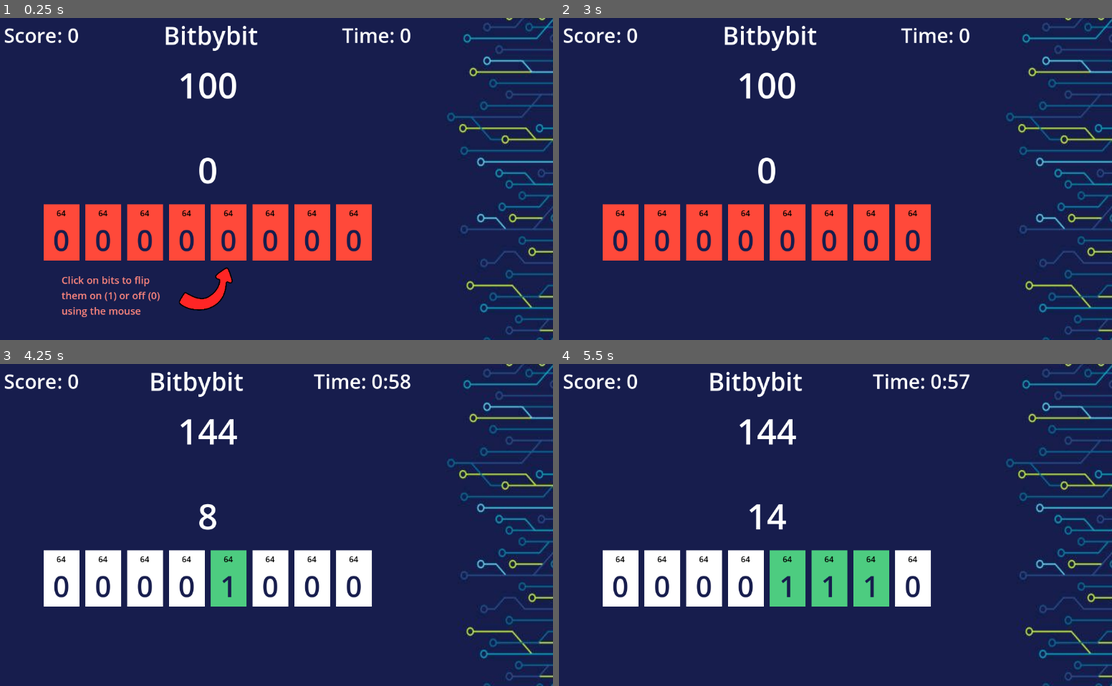
Above: before the commit, frames 1-4 (two rows, left to right).
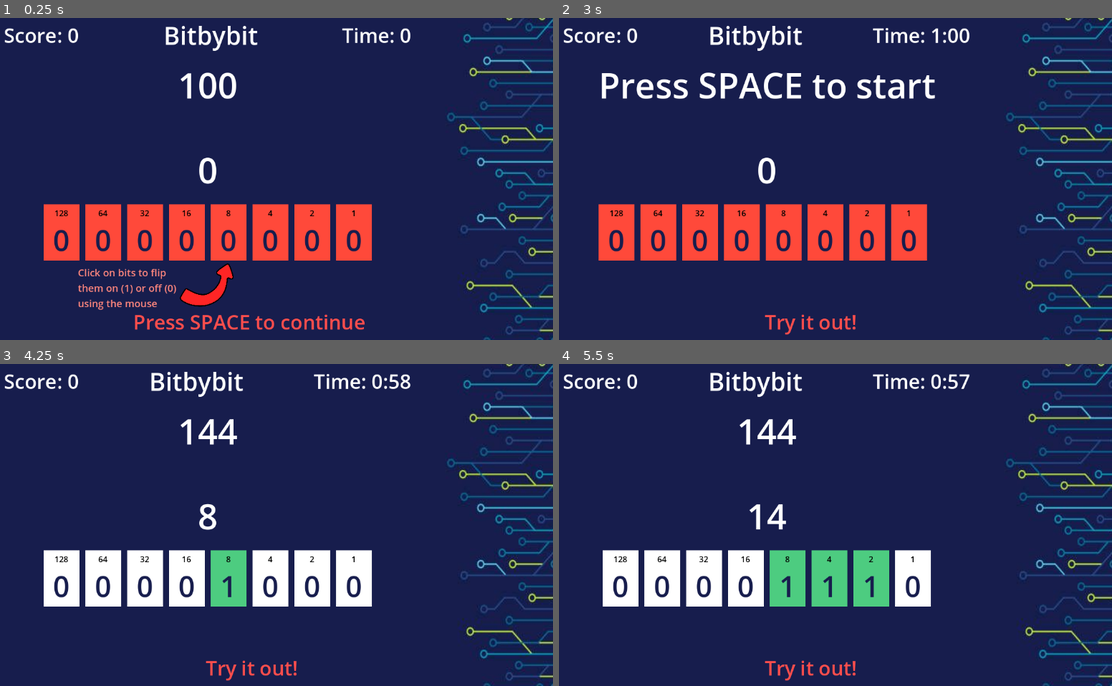
Above: after the commit, the same moments.

Repository: syddddddd/COMP4900_Project2
Game: Godot game, scene res://TutorialGame.tscn
Two runs of this game, one before a commit and one after it. Both use one fixed random seed, a clock stepped at 60 frames per second and the inputs below. This scene is started directly instead of the project's main scene.
Inputs (mouse positions are in pixels of both pictures, inside the frame that each line leads up to):
- Up to frame 1 (0.25 s): no input
- Up to frame 2 (3 s): tap Space every 0.75 s from 0.5 to 2.75 s; move the mouse to (619, 233) at 0.52 s; click (619, 233) at 0.67 s; tap Enter (ui_accept) at 0.77, 1.52 s; move the mouse to (664, 233) at 1.27 s; click (664, 233) at 1.42 s; move the mouse to (702, 233) at 2.02 s; click (702, 233) at 2.17 s; move the mouse to (747, 233) at 2.77 s; click (747, 233) at 2.92 s
- Up to frame 3 (4.25 s): tap Enter (ui_accept) at 3.02, 3.5, 3.77 s; move the mouse to (226, 579) at 3.52 s; click (226, 579) at 3.67 s
- Up to frame 4 (5.5 s): tap Enter (ui_accept) at 4.25, 4.52 s; move the mouse to (829, 579) at 4.27 s; click (829, 579) at 4.42 s; move the mouse to (868, 579) at 5.02 s; click (868, 579) at 5.17 s

The runs differ from the first frame. In frame 1, 2.4% of the frame differs, in the area x 9-66%, y 59-97%; in frame 2, 7.2%, in the area x 7-73%, y 2-99%; in frame 3, 0.5%; in frame 4, 0.5%.

Commit message:
working tutorial

Diff:
--- a/project-2-comp-49000/Game.tscn
+++ b/project-2-comp-49000/Game.tscn
@@ -1,7 +1,7 @@
 [gd_scene load_steps=7 format=3 uid="uid://bp853q3eqwkuw"]
 
-[ext_resource type="Script" uid="uid://lijo6r6p0th" path="res://TutorialGame.gd" id="1_u44n3"]
 [ext_resource type="PackedScene" uid="uid://o5ayisyicsiv" path="res://bit.tscn" id="1_wbfu4"]
+[ext_resource type="Script" uid="uid://xhu4d8nfstr8" path="res://game.gd" id="1_xkndl"]
 [ext_resource type="Texture2D" uid="uid://csn7ey8vpbfpf" path="res://images/bg-full.jpeg" id="2_u44n3"]
 
 [sub_resource type="LabelSettings" id="LabelSettings_6ubv3"]
@@ -14,7 +14,7 @@
 font_size = 70
 
 [node name="Game" type="Node2D"]
-script = ExtResource("1_u44n3")
+script = ExtResource("1_xkndl")
 
 [node name="Background" type="ColorRect" parent="."]
 offset_right = 1152.0
--- a/project-2-comp-49000/TutorialGame.gd
+++ b/project-2-comp-49000/TutorialGame.gd
@@ -6,6 +6,7 @@
 @onready var timer_label = $"TopBar/Timer"
 @onready var current_value_label = $"CenterContainer/Game Area/current value"
 @onready var tutorial_overlay = $tutorial
+@onready var continue_label = $continue
 
 # Tutorial steps
 @onready var steps = [
@@ -35,6 +36,7 @@
 func _ready():
 	initialize_bits()
 	Disable_all_bits()
+	reset_bits()
 	setup_tutorial()
 	# show_start_screen()
 
@@ -72,11 +74,16 @@
 
 	print("Tutorial Complete!")
 
+	continue_label.text = "Try it out!"
+
+	show_start_screen()
+
 func initialize_bits():
 	# Get all bit children from the Bits container
 	for i in range(bits_container.get_child_count()):
 		var bit = bits_container.get_child(bits_container.get_child_count()-i-1)
 
+		print(i)
 		# Set the bit's properties
 		bit.bit_index = i
 		bit.bit_value = int(pow(2, i))  # 2^i: 1, 2, 4, 8, 16, 32, 64, 128
@@ -190,15 +197,15 @@
 	reset_bits()
 
 	# save info on file
-	saveFile()
-	Global.reset();
+	#saveFile()
+	#Global.reset();
 
 	# Show game over message
 	#target_label.text = "GAME OVER\nPress SPACE to play again"
 
 	print("Game Over! Final Score: ", score)
 
-	get_tree().change_scene_to_file("res://score.tscn")
+	get_tree().change_scene_to_file("res://HomePage.tscn")
 
 func _input(event):
 	if tutorial_active and event.is_action_pressed("ui_accept"):  # Spacebar
--- a/project-2-comp-49000/TutorialGame.tscn
+++ b/project-2-comp-49000/TutorialGame.tscn
@@ -14,6 +14,10 @@
 [sub_resource type="LabelSettings" id="LabelSettings_xkndl"]
 font_size = 70
 
+[sub_resource type="LabelSettings" id="LabelSettings_7es3g"]
+font_size = 40
+font_color = Color(0.99998873, 0.30618563, 0.29734352, 1)
+
 [sub_resource type="LabelSettings" id="LabelSettings_4un7v"]
 font_size = 20
 font_color = Color(1, 0.5304947, 0.49319828, 1)
@@ -112,6 +116,15 @@
 [node name="Bit1" parent="CenterContainer/Game Area/Bits" instance=ExtResource("3_m6wip")]
 position = Vector2(588, 0)
 
+[node name="continue" type="Label" parent="."]
+offset_left = 308.0
+offset_top = 584.0
+offset_right = 785.0
+offset_bottom = 639.0
+text = "Press SPACE to continue "
+label_settings = SubResource("LabelSettings_7es3g")
+horizontal_alignment = 1
+
 [node name="tutorial" type="Control" parent="."]
 layout_mode = 3
 anchors_preset = 0
@@ -125,10 +138,10 @@
 
 [node name="TextureRect" type="TextureRect" parent="tutorial/step1"]
 layout_mode = 0
-offset_left = 544.0
-offset_top = 562.00006
-offset_right = 679.19305
-offset_bottom = 669.1787
+offset_left = 546.0
+offset_top = 554.0
+offset_right = 681.19305
+offset_bottom = 661.17865
 rotation = 2.6179938
 texture = ExtResource("4_m6wip")
 expand_mode = 1
@@ -137,10 +150,10 @@
 
 [node name="Label" type="Label" parent="tutorial/step1"]
 layout_mode = 0
-offset_left = 164.0
-offset_top = 513.0
-offset_right = 392.0
-offset_bottom = 603.0
+offset_left = 197.0
+offset_top = 498.0
+offset_right = 425.0
+offset_bottom = 588.0
 text = "Click on bits to flip them on (1) or off (0) using the mouse "
 label_settings = SubResource("LabelSettings_4un7v")
 autowrap_mode = 3
--- a/project-2-comp-49000/bit.gd
+++ b/project-2-comp-49000/bit.gd
@@ -52,10 +52,7 @@
 	update_display()
 
 func update_values():
-	if Global.level == "easy":
-		helper.text ="%d" %bit_value
-	if Global.level == "medium":
-		helper.text = "%d" %bit_value
+	helper.text = "%d" %bit_value
 	if Global.level == "hard":
 		helper.text = ""
 	update_display()
Not shown: 1 places in project-2-comp-49000/TutorialGame.tscn that only renumber resources
